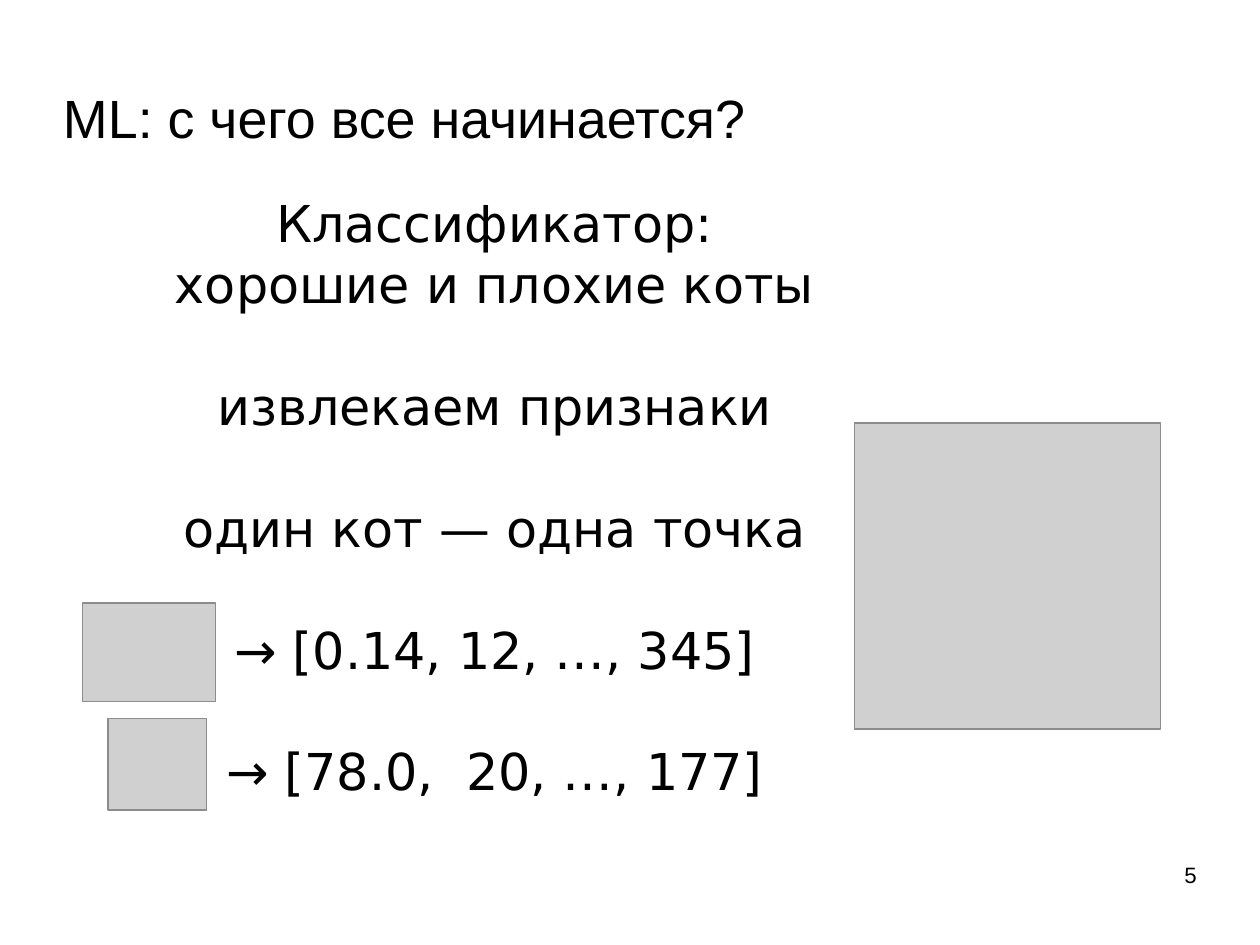
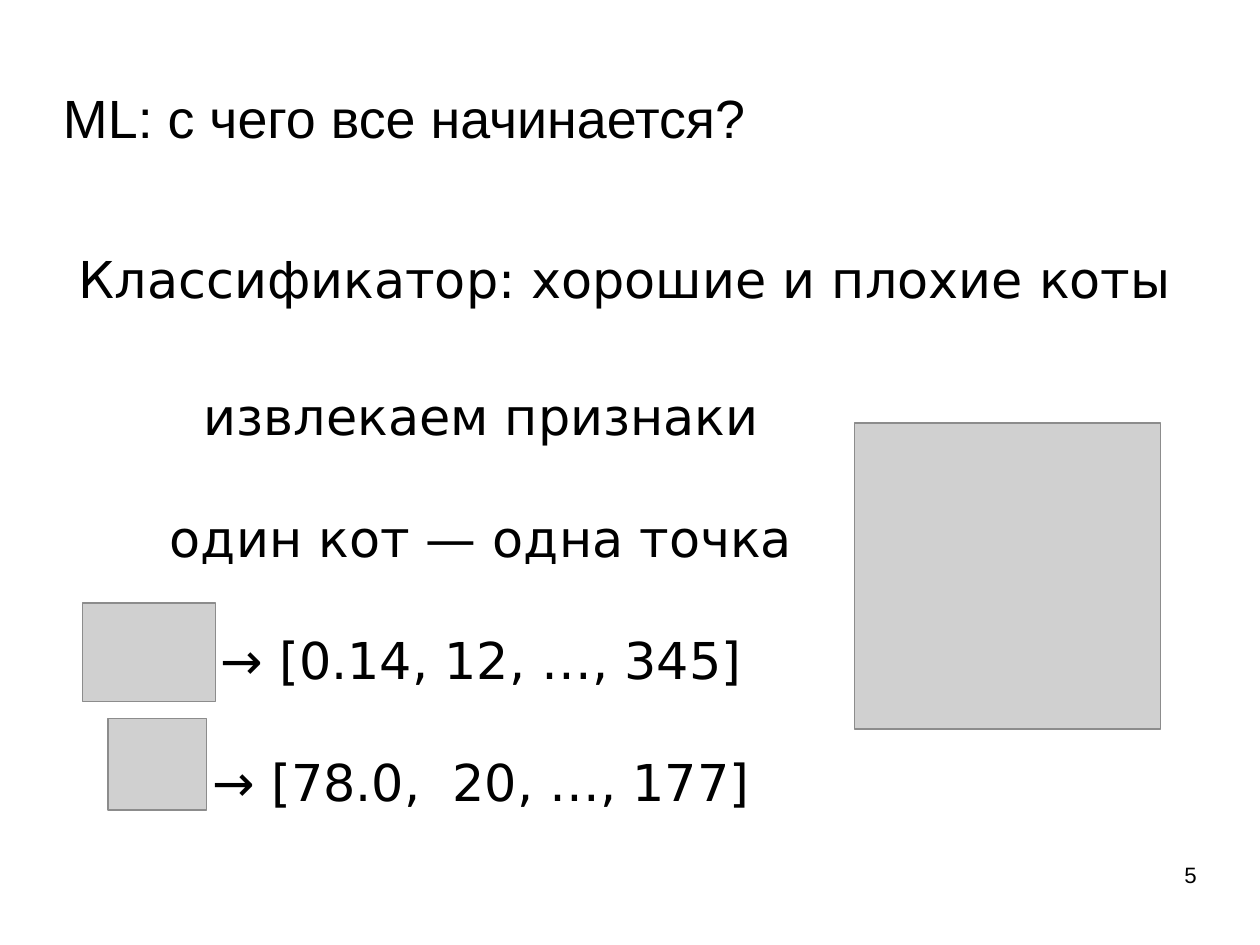
Before and after one commit to mechanoid5/ml_lectorium_legacy, a slide deck: slide 5 of 0-intro.odp. Drawn at 1260x945 pixels with LibreOffice and Linux fonts; fonts in the diff are those of the drawing; grey boxes stand for pictures; background and template pictures are left out. Boxes give left, top, right and bottom in pixels: in the first picture for what was removed or moved away, otherwise in the second. Text is boxed around its words. In the diff, an @@ line names an element or a change of style, - is before the commit and + after.

```diff
--- a/0-intro.odp
+++ b/0-intro.odp
@@ subtitle at (175,205,814,314): paragraphs removed @@
-Классификатор:
-хорошие и плохие коты
@@ text added at (79,261,1170,309), 32 pt, text #000000 @@
+Классификатор: хорошие и плохие коты
@@ subtitle "извлекаем признаки": place and size @@
-subtitle "извлекаем признаки" at (175,205,814,797)
+subtitle "извлекаем признаки" at (170,406,792,808)
```
Also in this commit, not shown: 4 other files.
